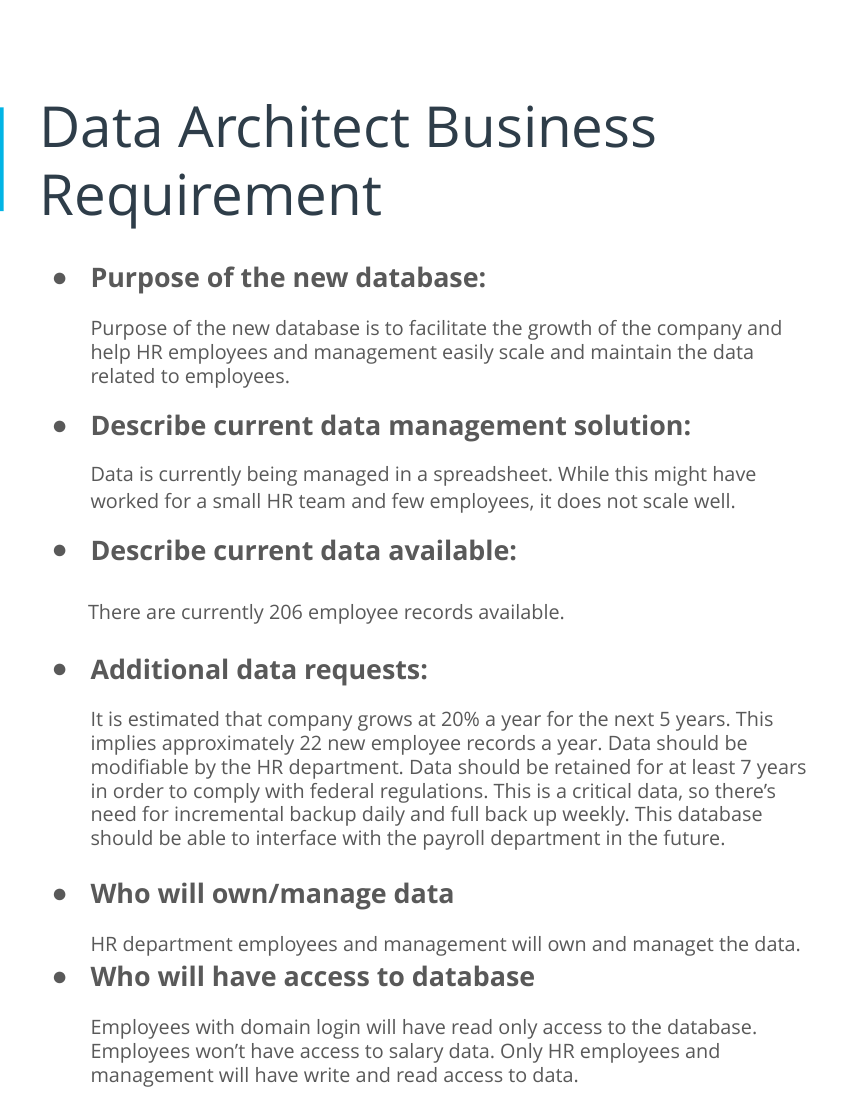
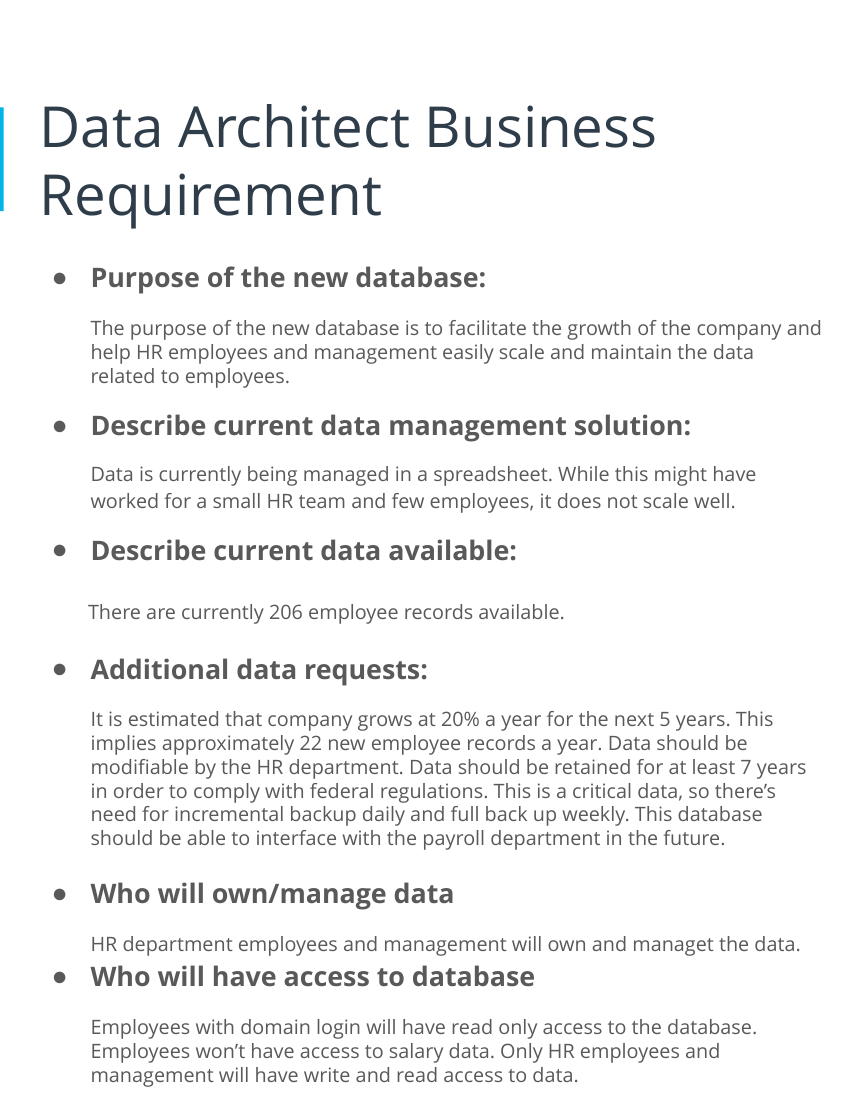
Before and after one commit to Polyhistor/HR-Database-Design, a slide deck: slide 5 of starter-template (1).pptx. Drawn at 865x1120 pixels with LibreOffice and Linux fonts; fonts in the diff are those of the drawing. Boxes give left, top, right and bottom in pixels: in the first picture for what was removed or moved away, otherwise in the second. Text is boxed around its words. In the diff, an @@ line names an element or a change of style, - is before the commit and + after.

```diff
--- a/starter-template (1).pptx
+++ b/starter-template (1).pptx
@@ text at (91,320,822,388): text changed @@
-Purpose of the new database is to facilitate the growth of the company and help HR employees and management easily scale and maintain the data related to employees.
+The purpose of the new database is to facilitate the growth of the company and help HR employees and management easily scale and maintain the data related to employees.
```
Also in this commit, not shown: 4 other slides changed, 1 slide added, 1 slide removed, 4 other files.
